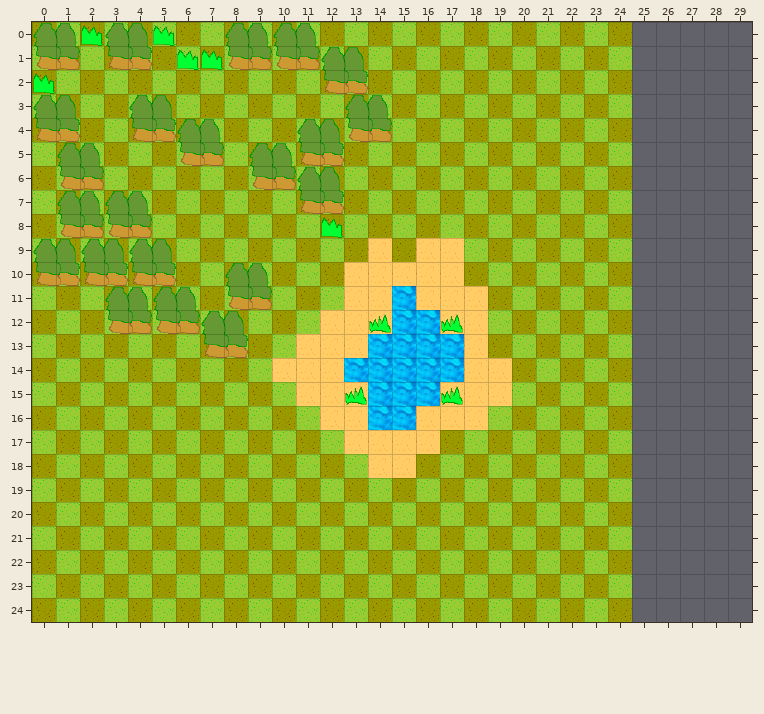
A Tiled map gets an edit: Game/public_html/data/homeland.tmx. The picture above was drawn from the file before the commit.
Cells are 32x32 px. Shown: x 0..29, y 0..24. The old version is drawn lined up with the new one.
And afterwards:
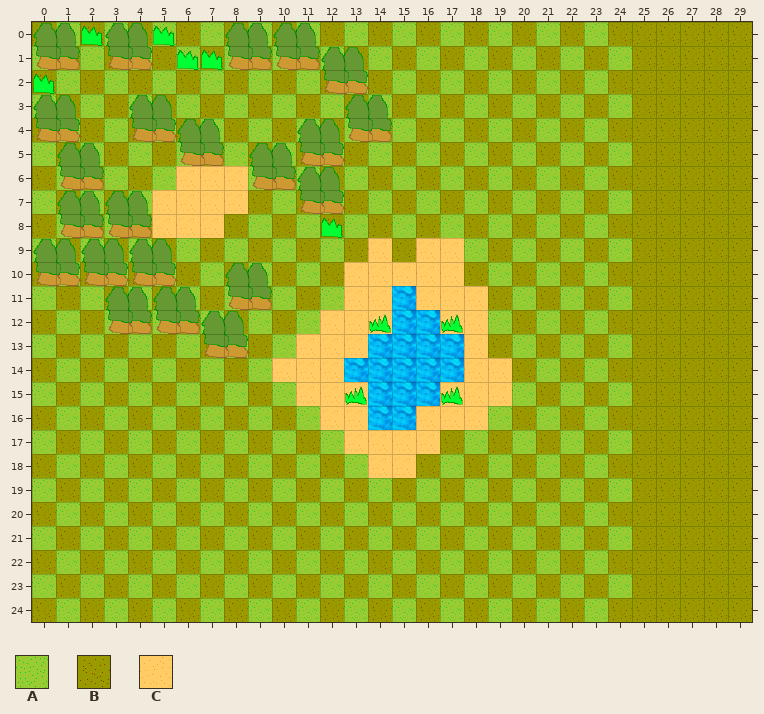
Key: from "tiles": A 1 "grass", B 2 "dirt", C 3 "sand".
_ is an empty cell.
Tiles replaced or removed in this view: A, B.
Change:
Changed rows in their new state; . is an unchanged cell.
map size 25x25 -> 30x25 cells
Layer "ground":
first column x 5:
 0 ....................BBBBB
 1 ....................BBBBB
 2 ....................BBBBB
 3 ....................BBBBB
 4 ....................BBBBB
 5 ....................BBBBB
 6 .CCC................BBBBB
 7 CCCC................BBBBB
 8 CCC.................BBBBB
 9 ....................BBBBB
10 ....................BBBBB
11 ....................BBBBB
12 ....................BBBBB
13 ....................BBBBB
14 ....................BBBBB
15 ....................BBBBB
16 ....................BBBBB
17 ....................BBBBB
18 ....................BBBBB
19 ....................BBBBB
20 ....................BBBBB
21 ....................BBBBB
22 ....................BBBBB
23 ....................BBBBB
24 ....................BBBBB
